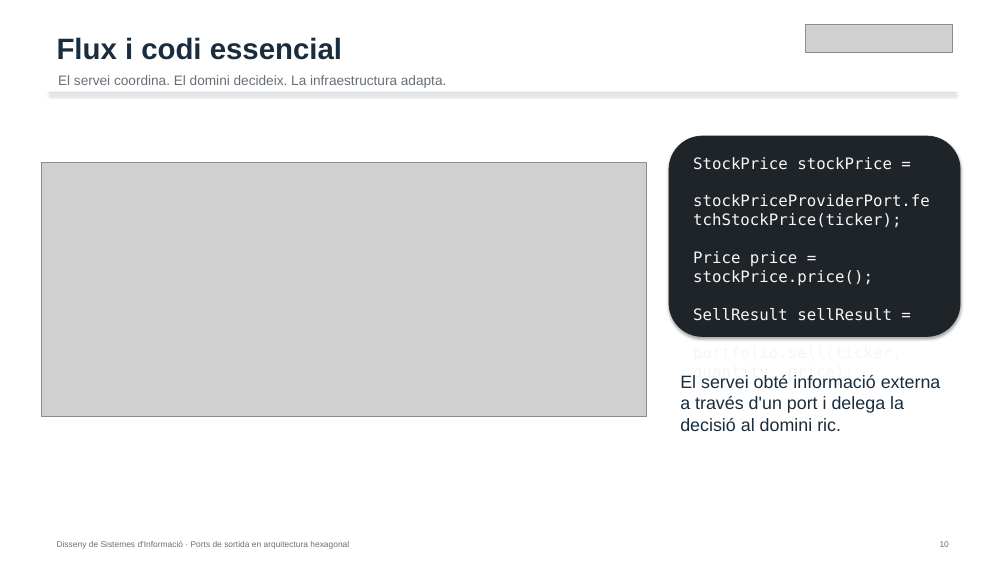
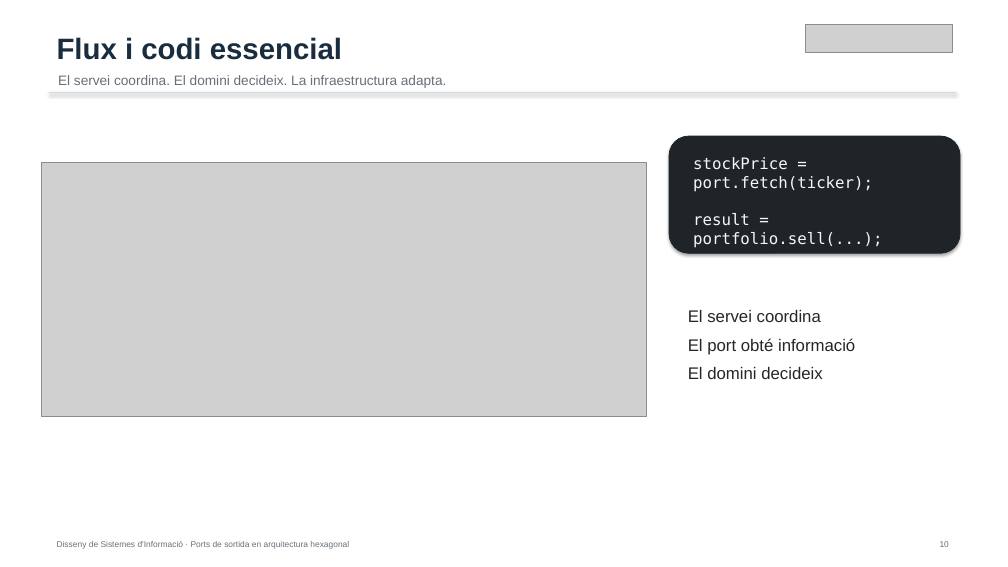
Before and after one commit to alfredorueda/HexaStock, a slide deck: slide 11 of doc/presentations/defensa-placa-permanent-dsi-ports-sortida-hexagonal/output/defensa-dsi-ports-sortida-hexagonal.pptx (slide 10 before the commit). Drawn at 1008x567 pixels with LibreOffice and Linux fonts; fonts in the diff are those of the drawing; grey boxes stand for pictures. Boxes give left, top, right and bottom in pixels: in the first picture for what was removed or moved away, otherwise in the second. Text is boxed around its words. In the diff, an @@ line names an element or a change of style, - is before the commit and + after.

```diff
--- a/doc/presentations/defensa-placa-permanent-dsi-ports-sortida-hexagonal/output/defensa-dsi-ports-sortida-hexagonal.pptx
+++ b/doc/presentations/defensa-placa-permanent-dsi-ports-sortida-hexagonal/output/defensa-dsi-ports-sortida-hexagonal.pptx
@@ rounded rectangle: place and size @@
-rounded rectangle at box(669, 136, 960, 337)
+rounded rectangle at box(669, 136, 960, 253)
@@ text at box(693, 157, 882, 248): text changed @@
-StockPrice stockPrice =
-stockPriceProviderPort.fetchStockPrice(ticker);
-Price price = stockPrice.price();
-SellResult sellResult =
-portfolio.sell(ticker, quantity, price);
+stockPrice = port.fetch(ticker);
+result = portfolio.sell(...);
@@ text at box(688, 310, 855, 379): text changed; size 17 to 16 pt; text colour #192D3E to #262626 @@
-El servei obté informació externa a través d'un port i delega la decisió al domini ric.
+El servei coordina
+El port obté informació
+El domini decideix
```
Also in this commit, not shown: 10 other slides changed, 3 slides added, 12 other files.
